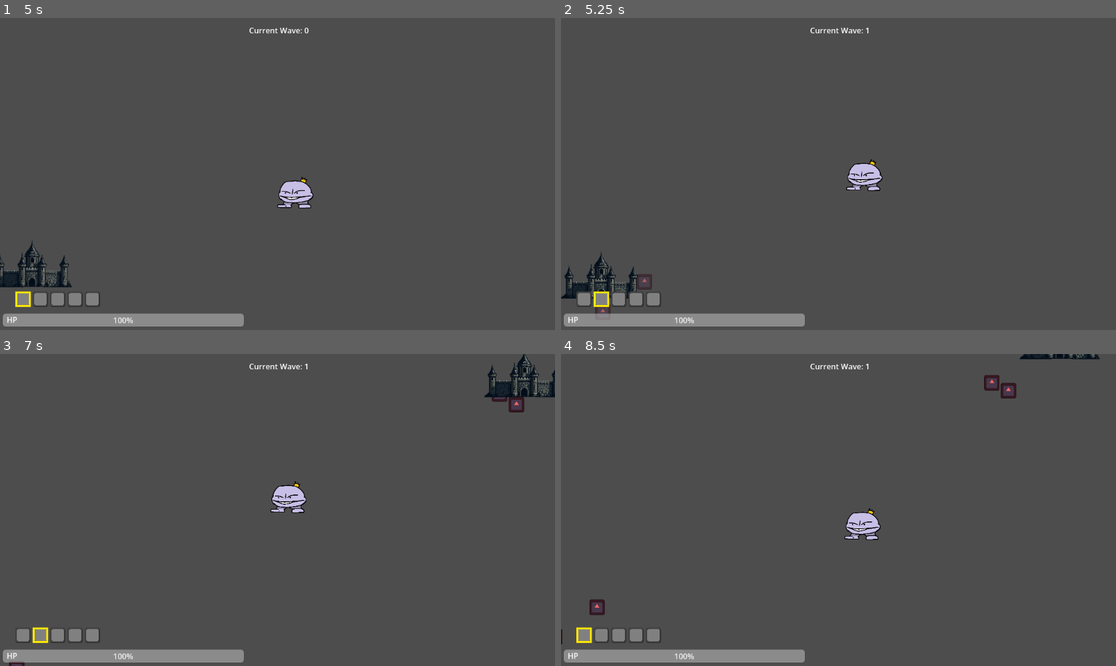
Above: before the commit, frames 1-4 (two rows, left to right).
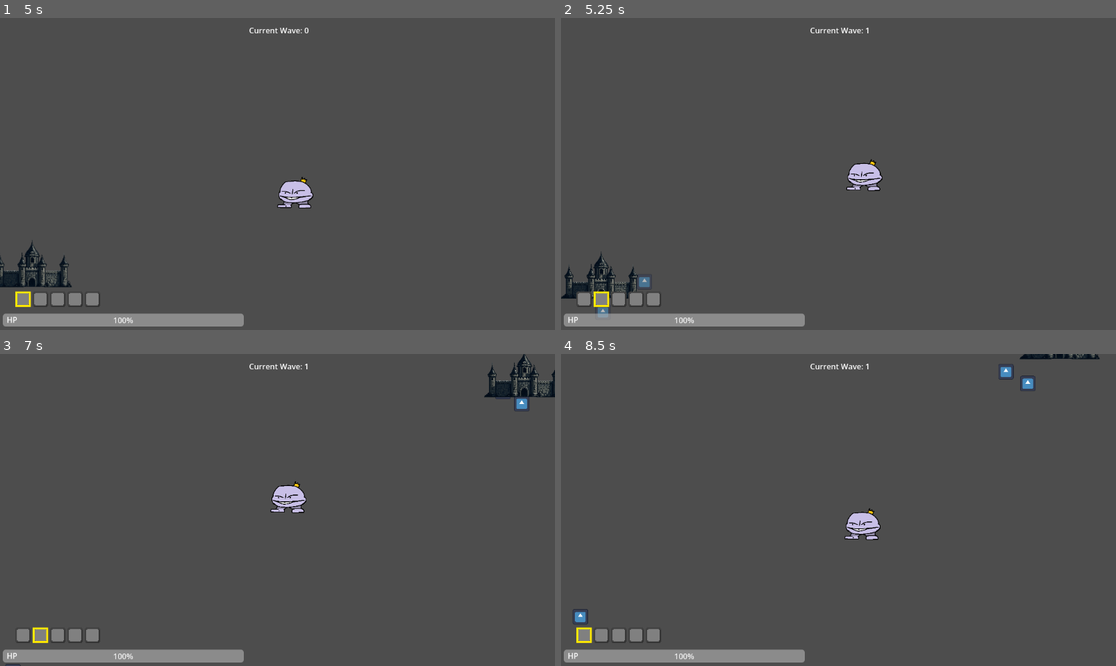
Above: after the commit, the same moments.

Repository: ryan-don31/King-More
Game: Godot game, scene res://scenes/levels/level.tscn
Two runs of this game, one before a commit and one after it. Both use one fixed random seed, a clock stepped at 60 frames per second and the inputs below. The engine's default icon, where the game draws it, is replaced by a stand-in: a white triangle on a blue panel in a dark square.
Inputs (mouse positions are in pixels of both pictures, inside the frame that each line leads up to):
- Up to frame 1 (5 s): tap Enter at 0.5 s; move the mouse to (249, 236) at 0.52 s; hold W (move_up) 0.53-1.25 s; tap Mouse wheel down (scroll_down) at 0.6 s; click (249, 236) at 0.67 s; drag from (444, 220) to (249, 236) at 1.27 s; move the mouse to (111, 127) at 2.02 s; press the mouse at (111, 127) at 2.03 s; hold A (move_left) 2.03-2.75 s; release the mouse at (111, 127) at 2.75 s; drag from (305, 174) to (111, 127) at 2.77 s; move the mouse to (194, 96) at 3.52 s; hold S (move_down) 3.53-4.25 s; tap Mouse wheel up (scroll_up) at 3.6 s; drag from (399, 158) to (194, 96) at 4.27 s
- Up to frame 2 (5.25 s): move the mouse to (727, 189) at 5.02 s; hold W (move_up) from 5.03 s (still down); tap Mouse wheel down (scroll_down) at 5.1 s; click (727, 189) at 5.17 s
- Up to frame 3 (7 s): release W (move_up) at 5.75 s; drag from (333, 441) to (166, 525) at 5.77 s; move the mouse to (249, 572) at 6.52 s; press the mouse at (249, 572) at 6.53 s; hold D (move_right) from 6.53 s (still down)
- Up to frame 4 (8.5 s): release D (move_right) at 7.25 s; release the mouse at (810, 572) at 7.25 s; drag from (1005, 556) to (1032, 407) at 7.27 s; move the mouse to (672, 463) at 8.02 s; hold S (move_down) from 8.03 s (still down); tap Mouse wheel up (scroll_up) at 8.1 s

Frame 1 is identical in both runs. In frame 2, 0.2% of the frame differs, in the area x 6-17%, y 82-96%; in frame 3, 0.2%; in frame 4, 0.6%, in the area x 0-86%, y 3-94%.

Commit message:
Fixed gamemanager tweaks

Diff:
--- a/king-more/scenes/levels/level.tscn
+++ b/king-more/scenes/levels/level.tscn
@@ -66,5 +66,3 @@
 enemy_scene = ExtResource("4_xb4v1")
 ranged_enemy_scene = ExtResource("7_mbbpy")
 spawn_points_container = NodePath("../SpawnPoints")
-ranged_enemy_wave_start = 1
-ranged_enemy_percentage = 1.0
